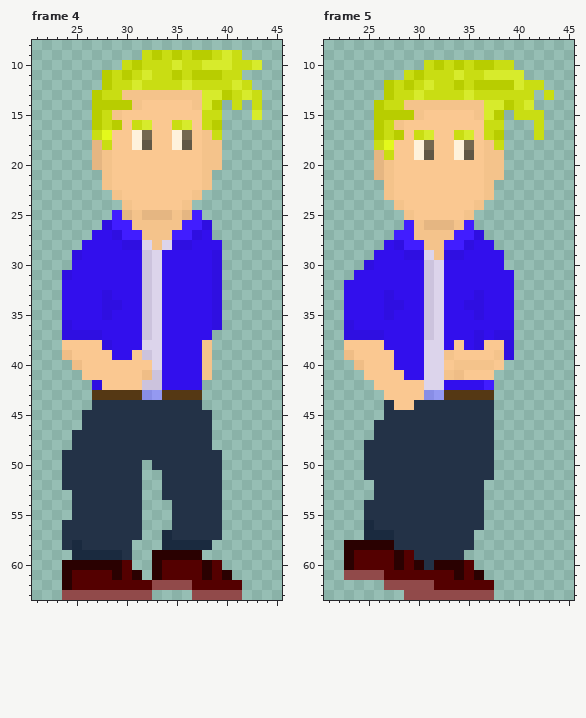
One commit to this pixel-art file: Assets/art/MainCharacters/Liam/ATTEMPT3/Combat/liamBackL.aseprite. This is how it looked before the edit.
64x64 pixels, 5 frames. Colours within 5 levels of each other are drawn and written as one. Shown: frame 4: x 21..45, y 8..63; frame 5: x 21..45, y 8..63. The commit also changed other frames, which this record leaves out.
The result:
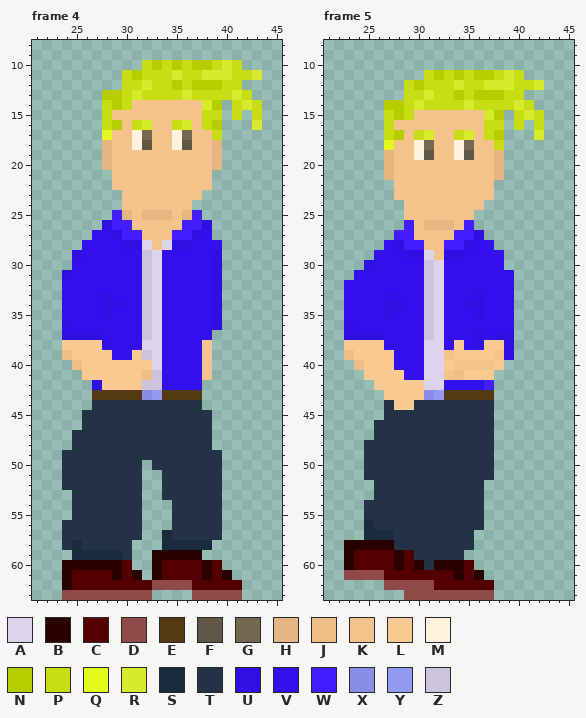
Palette (. is transparent): A #dcd4eb  B #2a0101  C #540000  D #914a4a  E #553814  F #605745  G #746850  H #e5b682  J #efbd86  K #f4c38b  L #fac891  M #fef2dc  N #b8cd00  P #c9dd13  Q #e3f91c  R #d7eb2c  S #1a2a3f  T #233247  U #2f0fe1  V #320fed  W #411dff  X #888de6  Y #9499f1  Z #ccc3dd
Change:
Changed rows in their new state; - is an unchanged pixel.
Frame 4:
first column x 27:
 9 -----..........--
10 ---..-N-N-NNP--..
11 -..PNP--R-PRRR-PR
12 -..-PR--NPNNN-P.-
13 .NNPRPPPPRPPPPRP.
14 .P-P-KKKKK-----R-
15 .--KKKKKKKK---P-P
16 .--K--KK--K-----R
17 .-KK--KK--K------
18 .HKK--KK--K-H----
19 .HKKKKKKKKK-H----
20 .HKKKKKKKKK-H----
21 -.KKKKKKKKK------
22 -.KKKKKKKKK------
23 --.KKKKKKK-------
24 ----KKKKK--------
Frame 5:
first column x 26:
10 -----.........----
11 ---..-N-N-NNP-P---
12 -..PNP--R-PRRRP-R-
13 -..-PR--NPNNN--.-.
14 .NNPRPPPPRPPPPRP--
15 .P-P-KKKKK-----R--
16 .--KKKKKKKK---P---
17 .--K--KK--K-----R-
18 .-KK--KK--K-------
19 .HKK--KK--K-H-----
20 .HKKKKKKKKK-H-----
21 .HKKKKKKKKK-H-----
22 -.KKKKKKKKK-------
23 -.KKKKKKKKK-------
24 --.KKKKKKK--------
25 ----KKKKK---------
Boxes around the changes in both pictures, in picture pixels (x1, y1, x2, y2):
changed: (92, 50, 262, 210)
changed: (374, 60, 554, 220)
